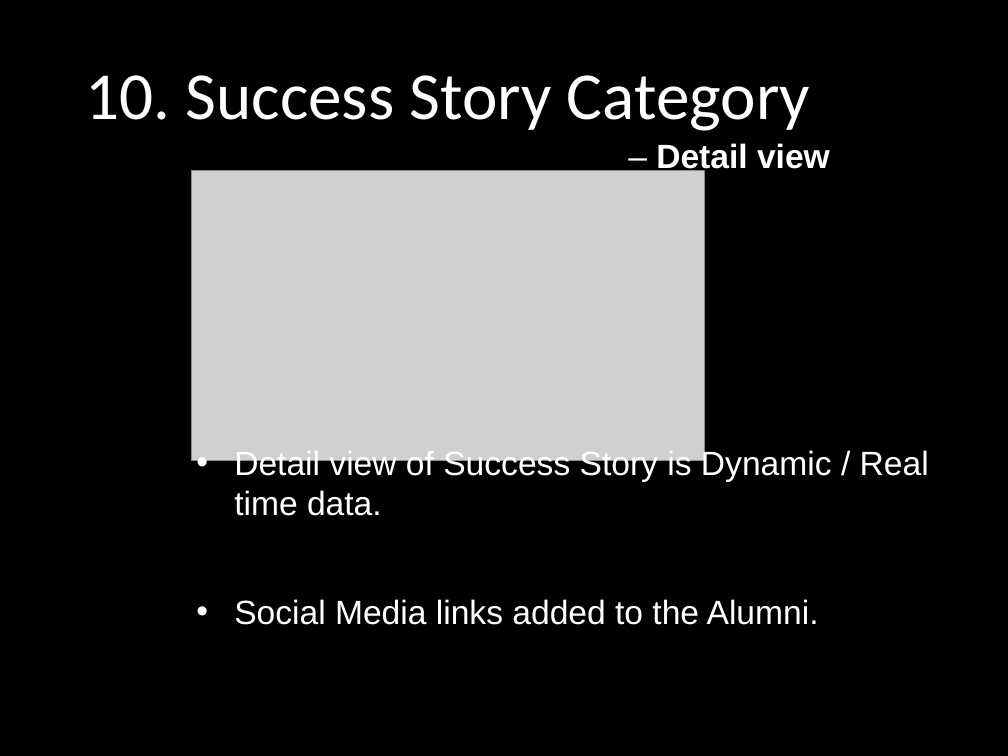
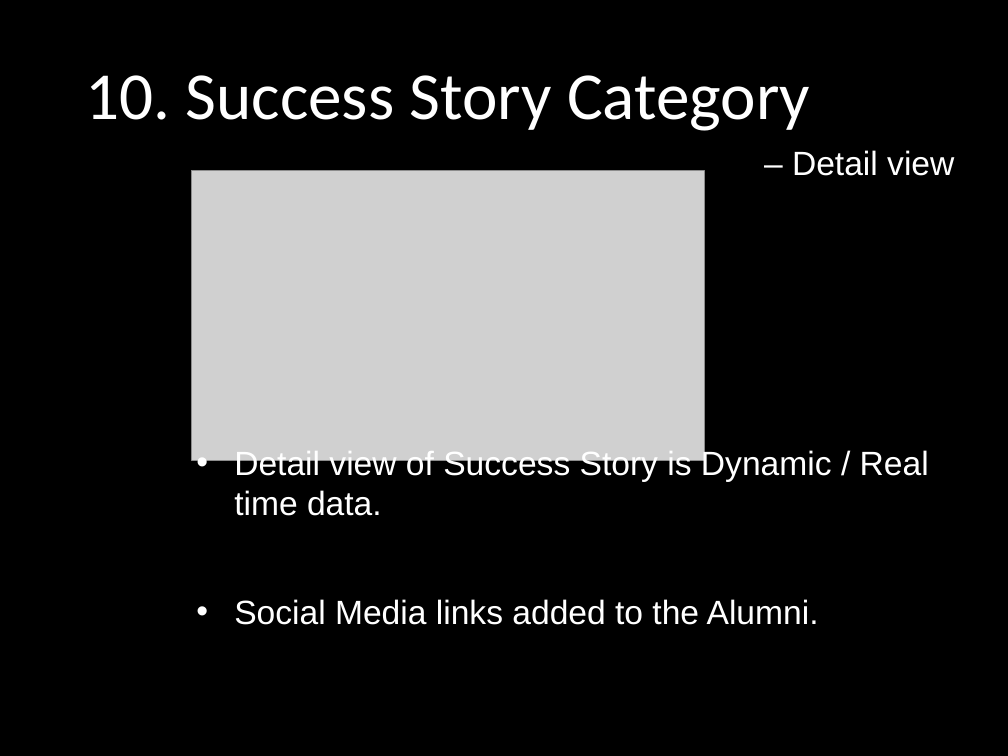
Before and after one commit to yadwinds/761_VEL, a slide deck: slide 11 of PCB/09 Final/Final Presentation (VEL).pptx. Drawn at 1008x756 pixels with LibreOffice and Linux fonts; fonts in the diff are those of the drawing; grey boxes stand for pictures; background and template pictures are left out. Boxes give left, top, right and bottom in pixels: in the first picture for what was removed or moved away, otherwise in the second. Text is boxed around its words. In the diff, an @@ line names an element or a change of style, - is before the commit and + after.

Commit message:
Update format for MS windows. (Kaii)

```diff
--- a/PCB/09 Final/Final Presentation (VEL).pptx
+++ b/PCB/09 Final/Final Presentation (VEL).pptx
@@ title "– Detail view": place and size @@
-title "– Detail view" at [656,143,830,175]
+title "– Detail view" at [792,150,954,176]
@@ title "– Detail view" at [792,150,954,176]: bold off @@
```
Also in this commit, not shown: 4 other slides changed.
